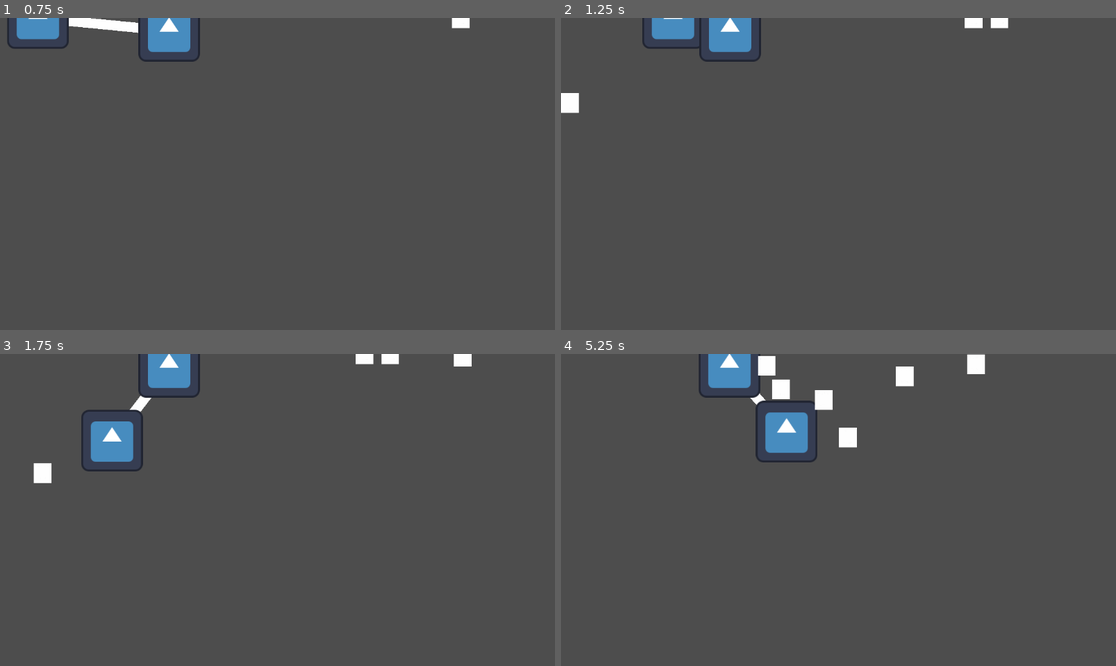
Above: before the commit, frames 1-4 (two rows, left to right).
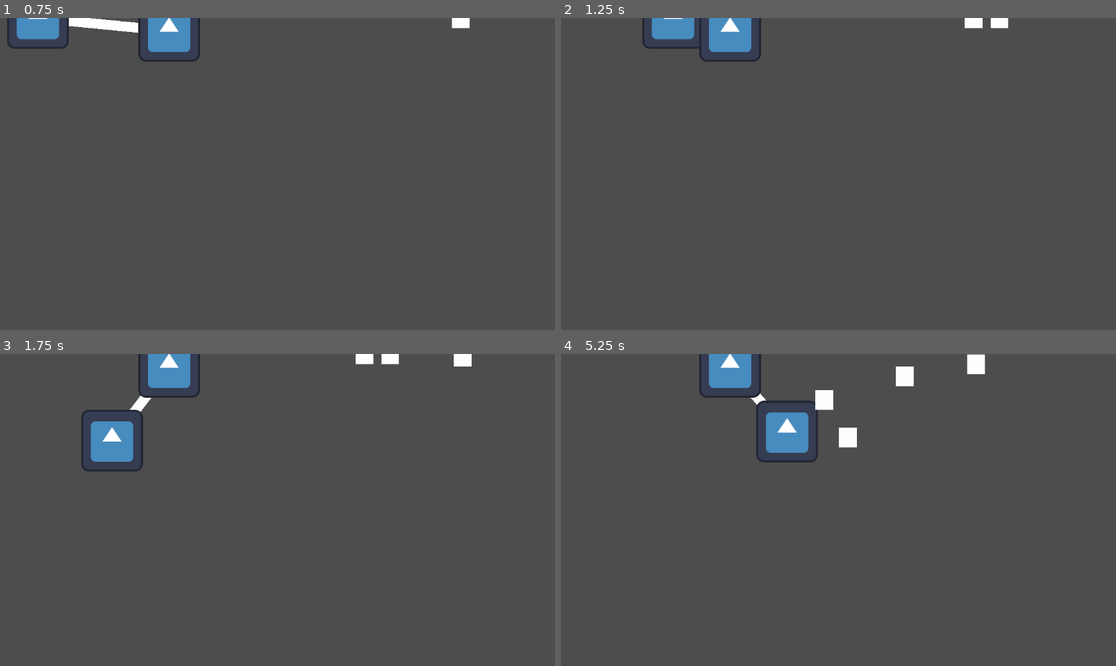
Above: after the commit, the same moments.

Repository: dweltstorm/g4c
Game: Godot game, scene res://Scenes/world.tscn
The game is run twice, just before and just after one commit, with the same random seed, the same clock (stepped at 60 frames per second) and the same inputs. The engine's default icon, where the game draws it, is replaced by a stand-in: a white triangle on a blue panel in a dark square.
Inputs:
- Up to frame 1 (0.75 s): tap Enter (ui_accept) at 0.5 s; hold D (right) from 0.53 s (still down); tap Down (down2) at 0.6 s
- Up to frame 2 (1.25 s): keep holding D (right); tap Enter (ui_accept) at 0.77 s
- Up to frame 3 (1.75 s): release D (right) at 1.28 s; hold S (down) from 1.28 s (still down); tap Left (left2) at 1.35 s; tap Enter (ui_accept) at 1.52 s
- Up to frame 4 (5.25 s): release S (down) at 2.03 s; hold D (right) 2.03-2.78 s; tap Right (right2) at 2.1, 5.1 s; hold W (up) 2.78-3.53 s; tap Up (up2) at 2.85 s; tap Enter (ui_accept) at 3.02, 3.77, 4.52 s; hold A (left) 3.53-5.03 s; tap Down (down2) at 3.6 s; tap Left (left2) at 4.35 s; hold S (down) from 5.03 s (still down)

Frame 1 is identical in both runs. In frame 2, 0.2% of the frame differs, in the area x 0-4%, y 24-31%; in frame 3, 0.2%; in frame 4, 0.6%, in the area x 24-50%, y 0-33%.

Commit message:
added collision checks

Diff:
--- a/Scenes/player.tscn
+++ b/Scenes/player.tscn
@@ -44,4 +44,4 @@
 scale = Vector2(0.5, 0.02)
 texture = ExtResource("4_hs6fe")
 
-[connection signal="area_entered" from="Net" to="." method="_on_net_area_entered"]
+[connection signal="body_entered" from="Net" to="." method="_on_net_body_entered"]
--- a/Scripts/fish_movement.gd
+++ b/Scripts/fish_movement.gd
@@ -1,4 +1,5 @@
 extends CharacterBody2D
+class_name Fish
 
 var speed : float = 200
 @onready var player : Node2D = get_parent().get_node("Player")
--- a/Scripts/player_movement.gd
+++ b/Scripts/player_movement.gd
@@ -27,3 +27,9 @@
 		var direction = (char2.global_position - char1.global_position).normalized()
 		var move_vector = direction * (distance - max_distance) * 0.5
 		char2.global_position -= move_vector
+
+
+
+
+func _on_net_body_entered(body: Node2D):
+	if body is Fish: body.queue_free()
